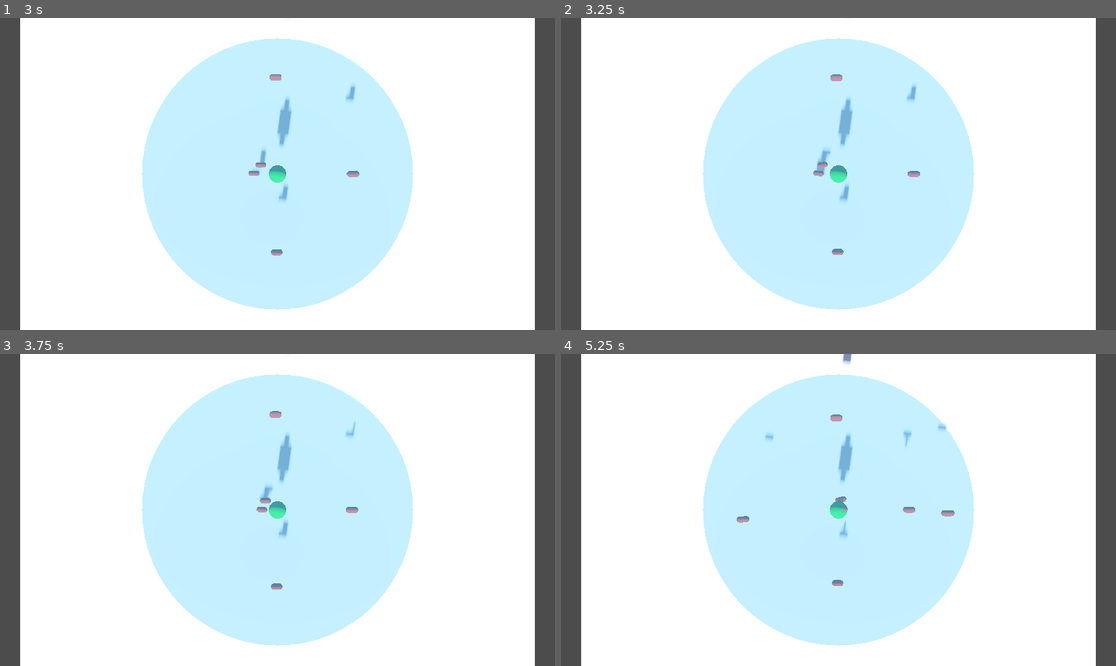
Above: before the commit, frames 1-4 (two rows, left to right).
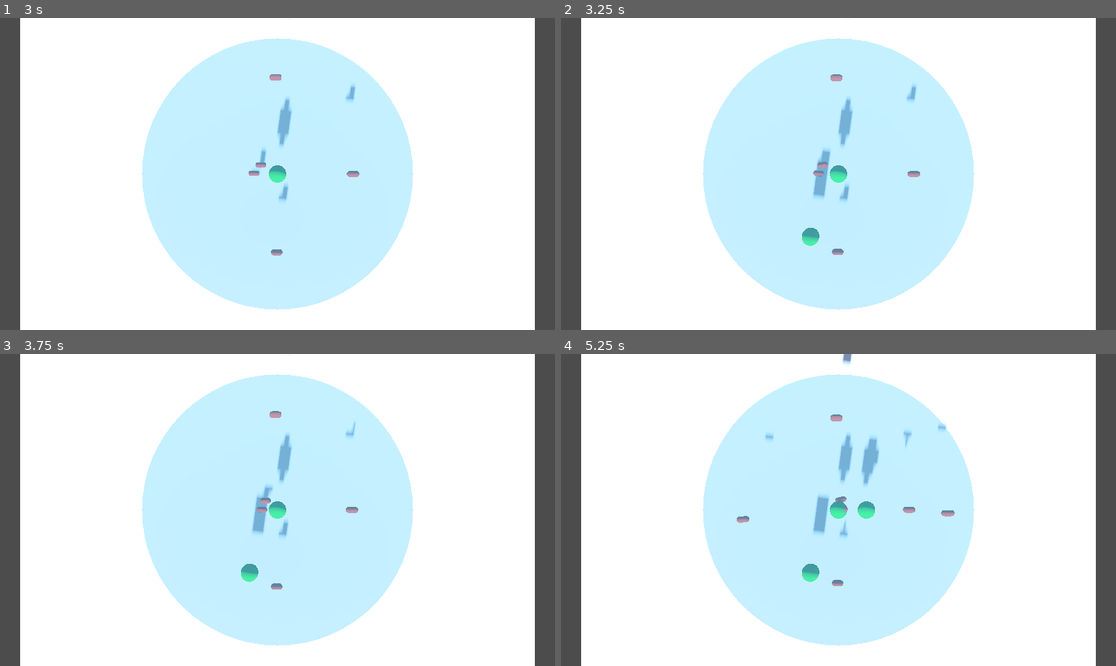
Above: after the commit, the same moments.

Repository: elegaanz/collective-behavior
Game: Godot game, scene res://Main.tscn
Two runs of this game, one before a commit and one after it. Both use one fixed random seed, a clock stepped at 60 frames per second and the inputs below. A sky picture missing from this copy of the repository is replaced by a grey-blue gradient.
Inputs (mouse positions are in pixels of both pictures, inside the frame that each line leads up to):
- Up to frame 1 (3 s): tap Enter at 0.5 s; move the mouse to (399, 158) at 0.52 s; tap A (spawn_food) at 0.6, 1.55, 2.1 s; move the mouse to (166, 189) at 1.27 s; tap Z (spawn_fish) at 1.35 s; move the mouse to (333, 105) at 2.02 s; tap Space at 2.75 s; move the mouse to (249, 236) at 2.77 s; tap C (switch_camera) at 2.85 s
- Up to frame 2 (3.25 s): tap A (spawn_food) at 3.05 s
- Up to frame 3 (3.75 s): move the mouse to (444, 556) at 3.52 s; tap A (spawn_food) at 3.6 s
- Up to frame 4 (5.25 s): move the mouse to (672, 463) at 4.27 s; tap Z (spawn_fish) at 4.35 s; tap A (spawn_food) at 4.55, 5.1 s; move the mouse to (866, 510) at 5.02 s

Frame 1 is identical in both runs. In frame 2, 0.3% of the frame differs, in the area x 43-49%, y 43-74%; in frame 3, 0.3%; in frame 4, 0.9%, in the area x 43-58%, y 26-74%.

Commit message:
Make it possible to spawn food anywhere by clicking

Diff:
--- a/Main.gd
+++ b/Main.gd
@@ -12,10 +12,18 @@
 func _process(_delta):
 	pass
 
+const TANK_RADIUS = 2
 func _input(event):
 	if event.is_action("spawn_food"):
 		var food = food_scene.instantiate()
-		food.position = Vector3(0, 0.5, 0)
+		var camera = get_node("TopCamera")
+		if camera.current:
+			var mouse_pos = get_viewport().get_mouse_position()
+			food.position = camera.project_position(mouse_pos, camera.position.y - 0.5)
+			if (food.position - Vector3(0, 0.5, 0)).length() > TANK_RADIUS:
+				return
+		else:
+			food.position = Vector3(0, 0.5, 0)
 		add_child(food)
 	if event.is_action("spawn_fish"):
 		var fish = fish_scene.instantiate()
--- a/project.godot
+++ b/project.godot
@@ -24,6 +24,7 @@
 spawn_food={
 "deadzone": 0.5,
 "events": [Object(InputEventKey,"resource_local_to_scene":false,"resource_name":"","device":0,"window_id":0,"alt_pressed":false,"shift_pressed":false,"ctrl_pressed":false,"meta_pressed":false,"pressed":false,"keycode":65,"physical_keycode":0,"key_label":0,"unicode":0,"echo":false,"script":null)
+, Object(InputEventMouseButton,"resource_local_to_scene":false,"resource_name":"","device":-1,"window_id":0,"alt_pressed":false,"shift_pressed":false,"ctrl_pressed":false,"meta_pressed":false,"button_mask":0,"position":Vector2(0, 0),"global_position":Vector2(0, 0),"factor":1.0,"button_index":1,"canceled":false,"pressed":false,"double_click":false,"script":null)
 ]
 }
 spawn_fish={
